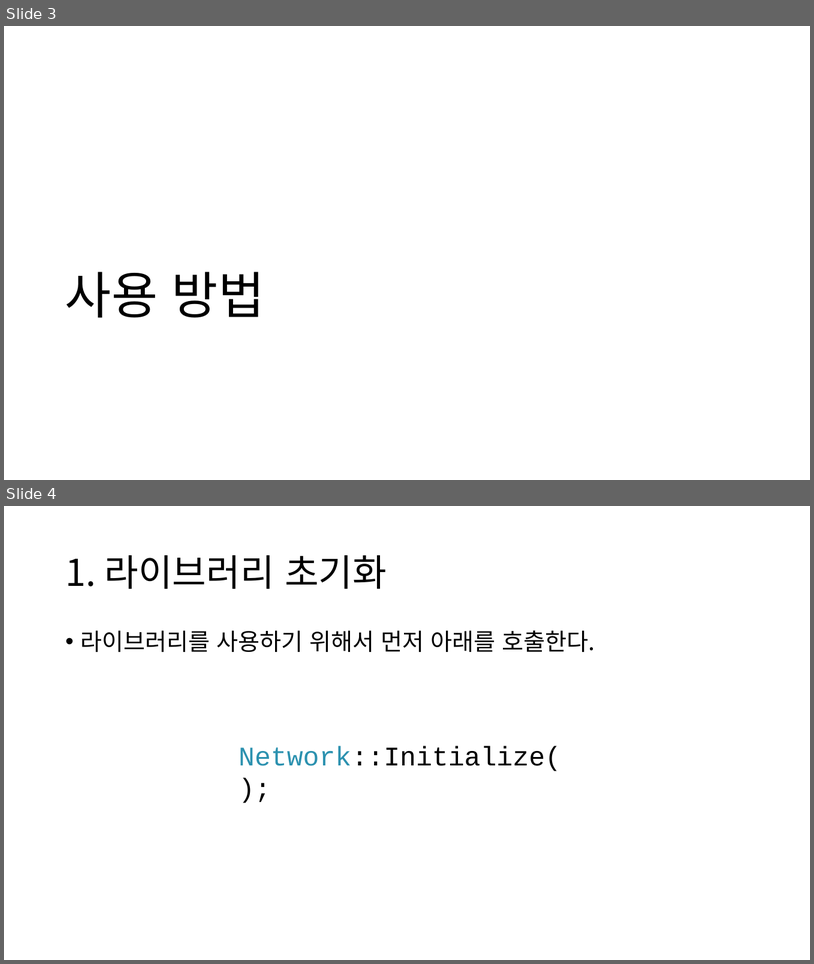
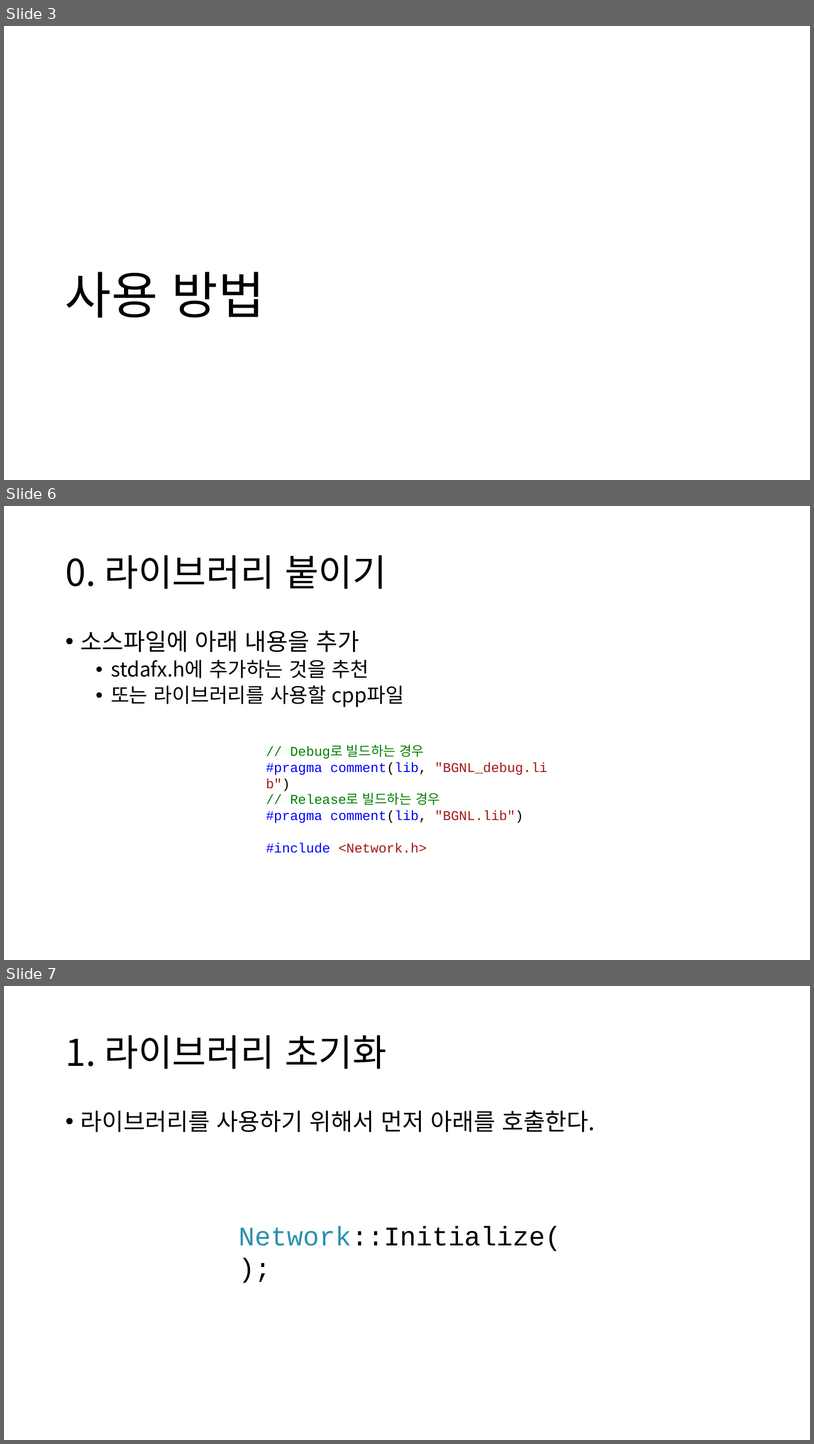
Before and after one commit to namse/BGNL, a slide deck: BGNL사용법설명.pptx. Shown one above the other, each under a label of ours: slides 3 and 4 before the commit, slides 3, 6 and 7 after it; the slides between them are not shown. The pictures are 814x964 and 814x1444 pixels, drawn with LibreOffice and Linux fonts; fonts in the diff are those of the drawing. Boxes give left, top, right and bottom in pixels: in the first picture for what was removed or moved away, otherwise in the second. Text is boxed around its words. In the diff, an @@ line names an element or a change of style, - is before the commit and + after.

```diff
--- a/BGNL사용법설명.pptx
+++ b/BGNL사용법설명.pptx
@@ slide 6 added at bbox=[4, 506, 810, 960], background #FFFFFF @@
@@ title added at bbox=[65, 555, 387, 589], 44 pt, text #000000 @@
+0. 라이브러리 붙이기
@@ text added at bbox=[81, 630, 404, 707], 24 pt, text #000000 @@
+• 소스파일에 아래 내용을 추가
+  • stdafx.h에 추가하는 것을 추천
+  • 또는 라이브러리를 사용할 cpp파일
@@ text added at bbox=[266, 744, 548, 853], 16 pt, text #0000FF @@
+// Debug로 빌드하는 경우
+#pragma comment(lib, "BGNL_debug.lib")
+// Release로 빌드하는 경우
+#pragma comment(lib, "BGNL.lib")
+#include <Network.h>
@@ what was slide 4 is now slide 7 @@
```
Also in this commit, not shown: 3 other slides added.
